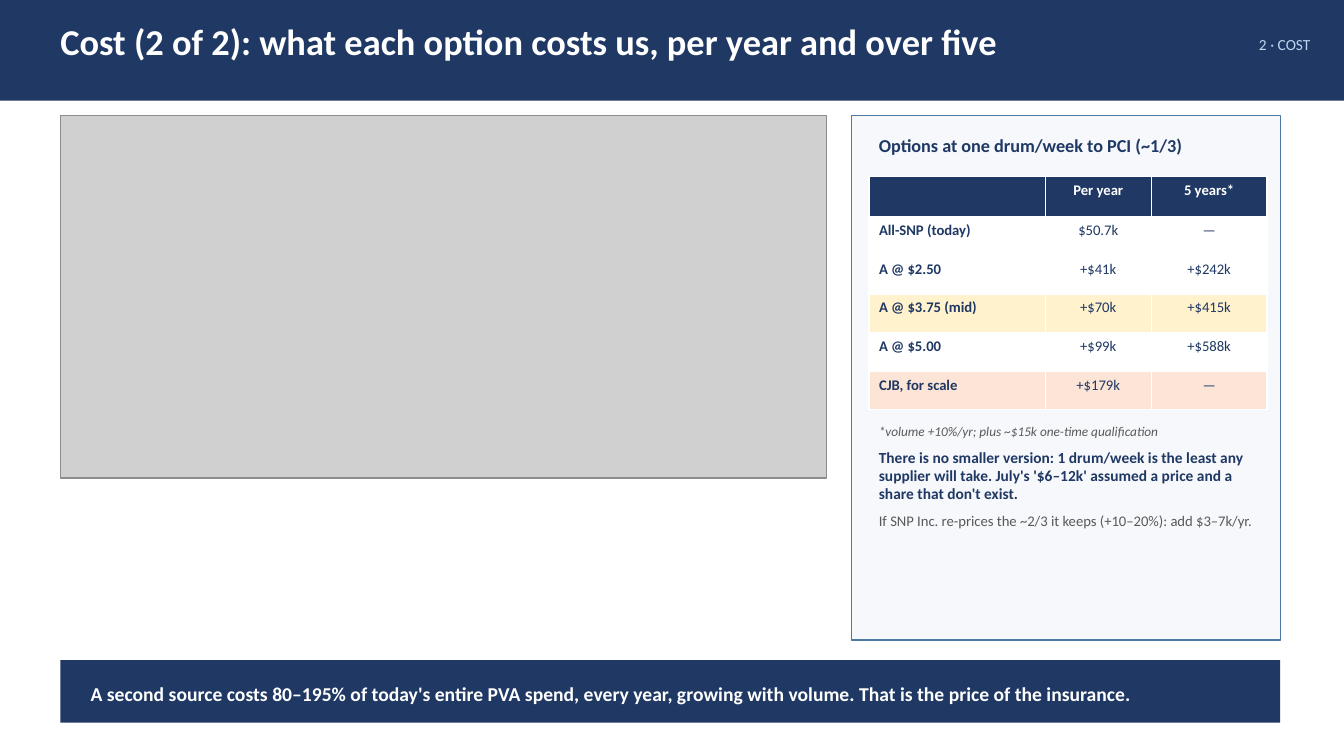
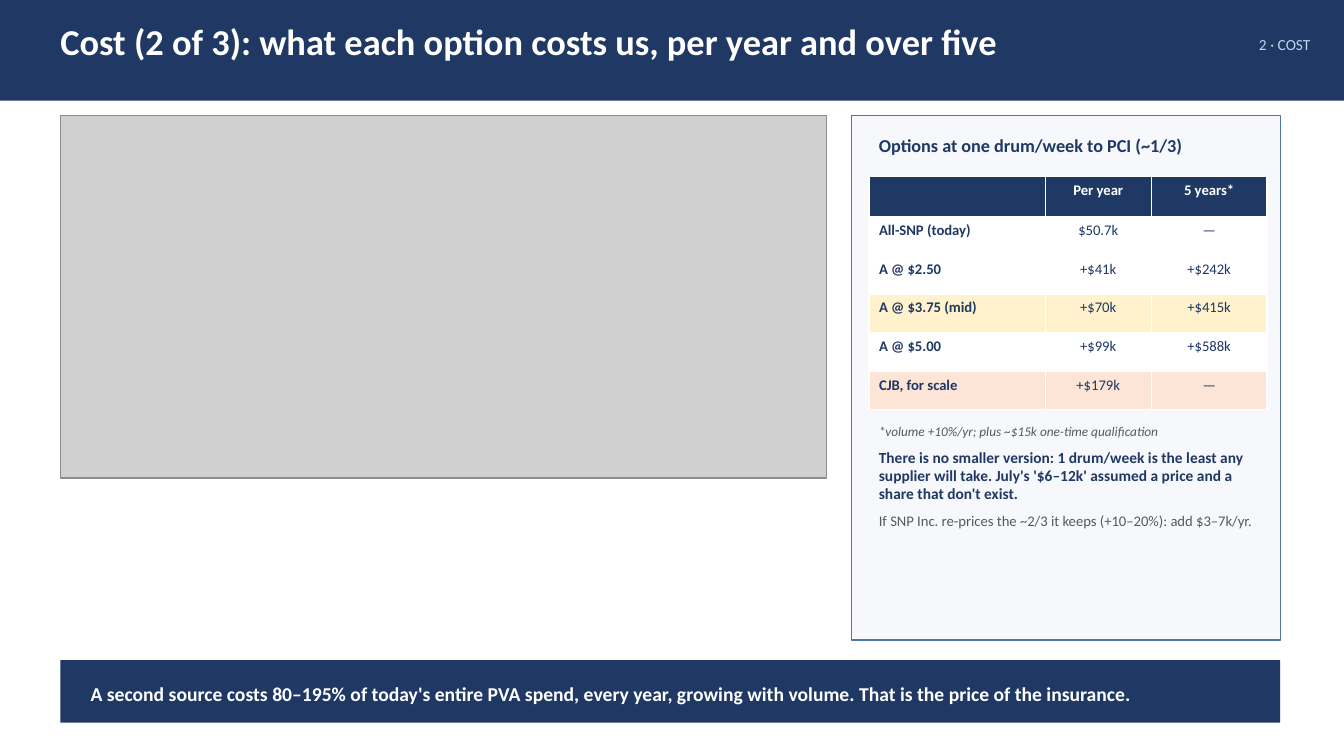
Before and after one commit to naviero1/Claude-Works, a slide deck: slide 4 of PVA second supplier initiative/PVA_Second_Supplier_Leadership_Deck.pptx. Drawn at 1344x756 pixels with LibreOffice and Linux fonts; fonts in the diff are those of the drawing; grey boxes stand for pictures. Boxes give left, top, right and bottom in pixels: in the first picture for what was removed or moved away, otherwise in the second. Text is boxed around its words. In the diff, an @@ line names an element or a change of style, - is before the commit and + after.

```diff
--- a/PVA second supplier initiative/PVA_Second_Supplier_Leadership_Deck.pptx
+++ b/PVA second supplier initiative/PVA_Second_Supplier_Leadership_Deck.pptx
@@ text at [60, 28, 996, 61]: text changed @@
-Cost (2 of 2): what each option costs us, per year and over five
+Cost (2 of 3): what each option costs us, per year and over five
```
Also in this commit, not shown: 2 other slides changed, 1 other file.
